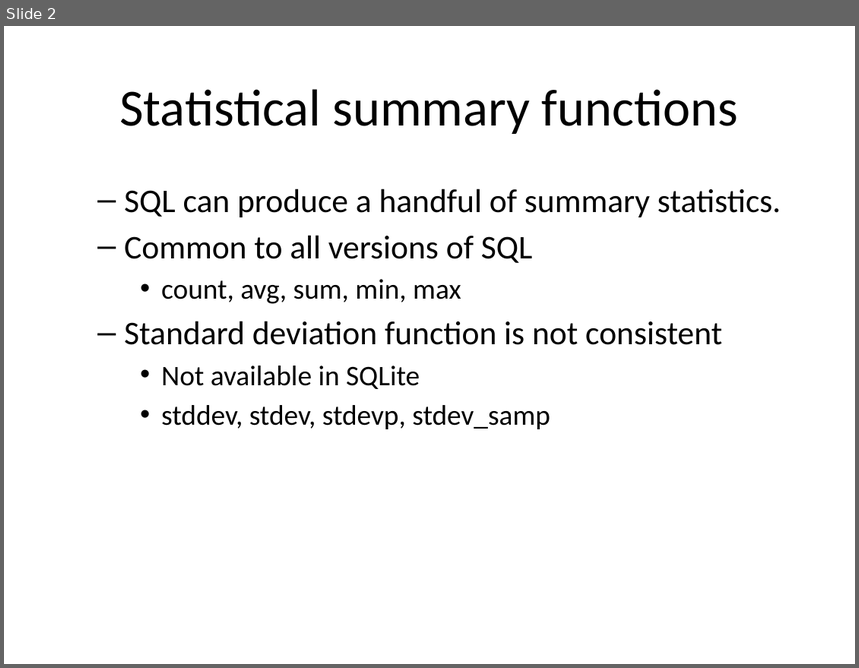
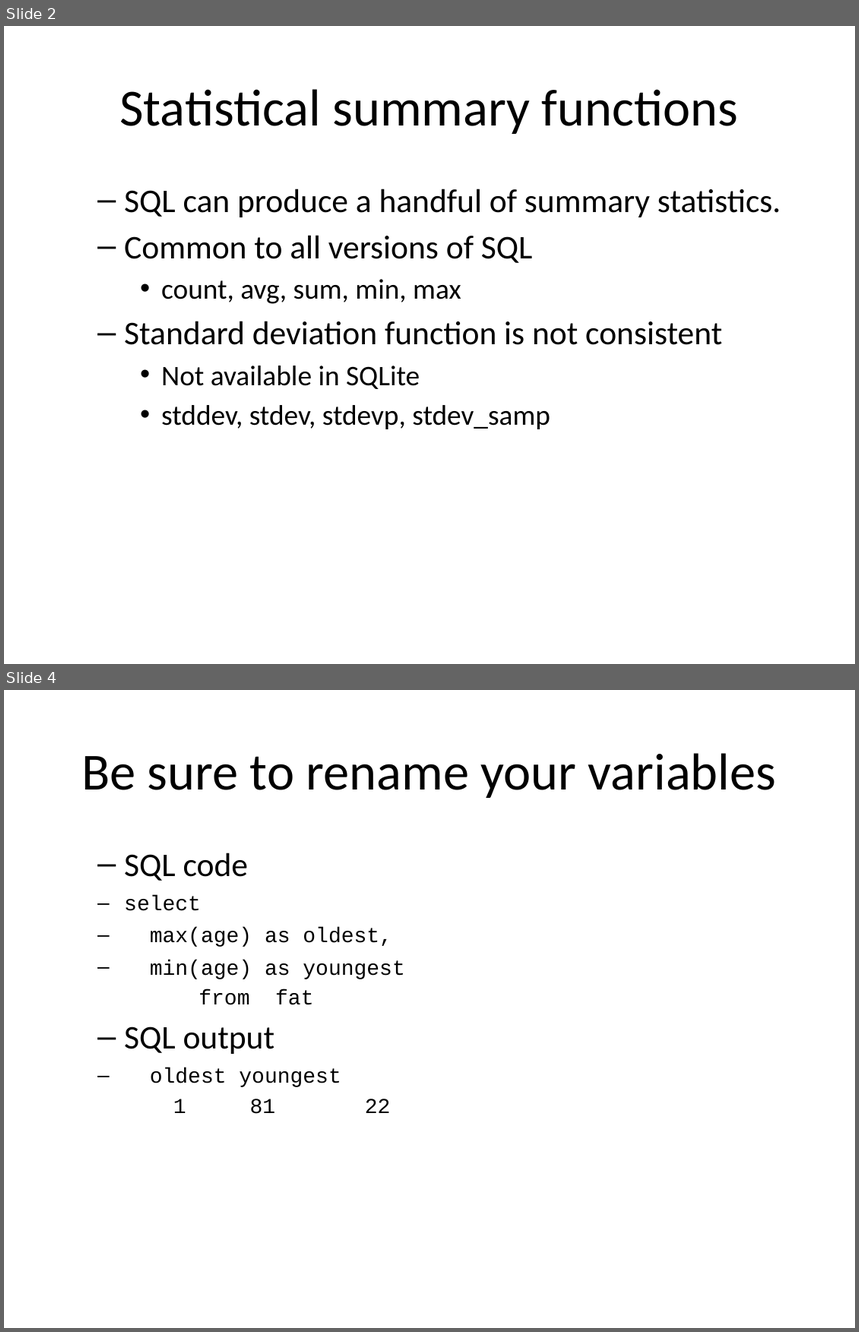
Before and after one commit to pmean/introduction-to-sql, a slide deck: src/stats.pptx. Shown one above the other, each under a label of ours: slide 2 before the commit, slides 2 and 4 after it; the slides between them are not shown. The pictures are 859x668 and 859x1332 pixels, drawn with LibreOffice and Linux fonts; fonts in the diff are those of the drawing. Boxes give left, top, right and bottom in pixels: in the first picture for what was removed or moved away, otherwise in the second. Text is boxed around its words. In the diff, an @@ line names an element or a change of style, - is before the commit and + after.

```diff
--- a/src/stats.pptx
+++ b/src/stats.pptx
@@ slide 4 added at box(4, 690, 855, 1328), background #FFFFFF @@
@@ title added at box(82, 753, 776, 798), 44 pt, text #000000 @@
+Be sure to rename your variables
@@ text added at box(124, 853, 405, 1114), 18 pt, text #000000 @@
+  – SQL code
+select
+max(age) as oldest,
+min(age) as youngest
+from fat
+  – SQL output
+oldest youngest
+1 81 22
```
Also in this commit, not shown: 6 slides changed, 7 other slides added, 1 other file.
